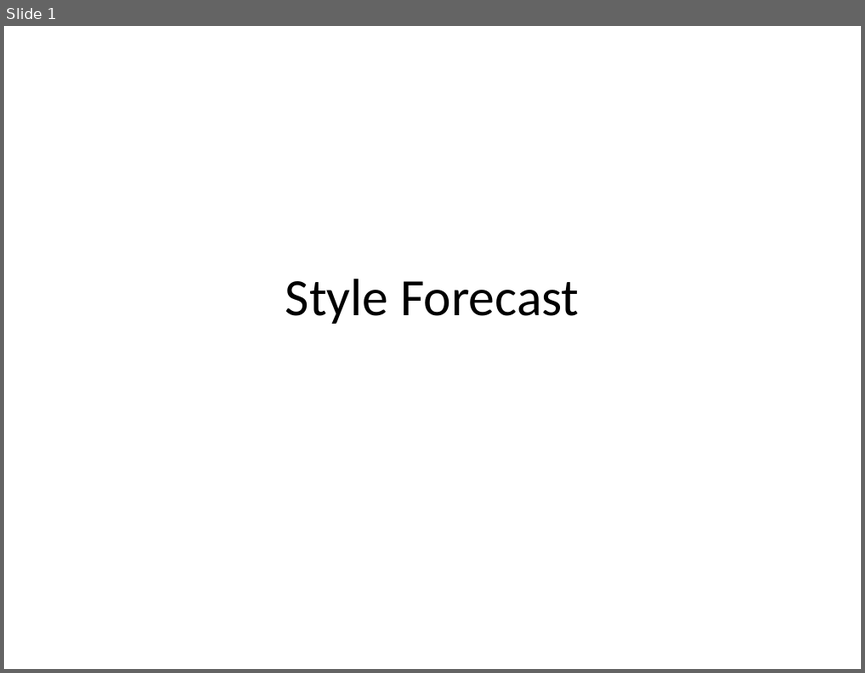
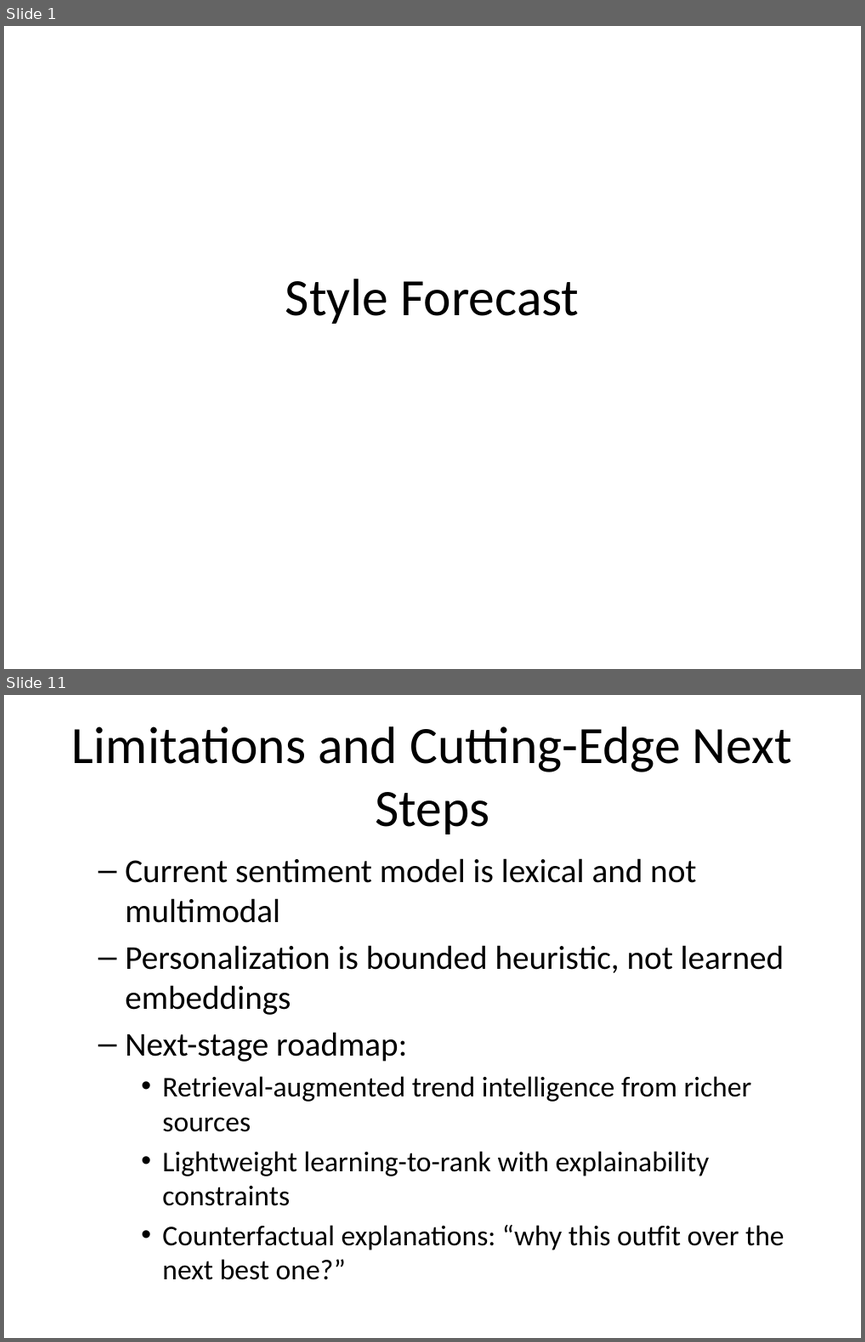
Before and after one commit to elfin-py/COMP3011_Coursework1, a slide deck: cfx-api/docs/presentation.pptx. Shown one above the other, each under a label of ours: slide 1 before the commit, slides 1 and 11 after it; the slides between them are not shown. The pictures are 865x673 and 865x1342 pixels, drawn with LibreOffice and Linux fonts; fonts in the diff are those of the drawing. Boxes give left, top, right and bottom in pixels: in the first picture for what was removed or moved away, otherwise in the second. Text is boxed around its words. In the diff, an @@ line names an element or a change of style, - is before the commit and + after.

```diff
--- a/cfx-api/docs/presentation.pptx
+++ b/cfx-api/docs/presentation.pptx
@@ slide 11 added at [4,695,861,1338], background #FFFFFF @@
@@ title added at [72,726,792,834], 44 pt, text #000000 @@
+Limitations and Cutting-Edge Next Steps
@@ text added at [125,858,784,1280], 24 pt, text #000000 @@
+  – Current sentiment model is lexical and not multimodal
+  – Personalization is bounded heuristic, not learned embeddings
+  – Next-stage roadmap:
+    • Retrieval-augmented trend intelligence from richer sources
+    • Lightweight learning-to-rank with explainability constraints
+    • Counterfactual explanations: “why this outfit over the next best one?”
```
Also in this commit, not shown: 5 slides changed, 6 other slides added, 6 slides removed, 1 other file.
